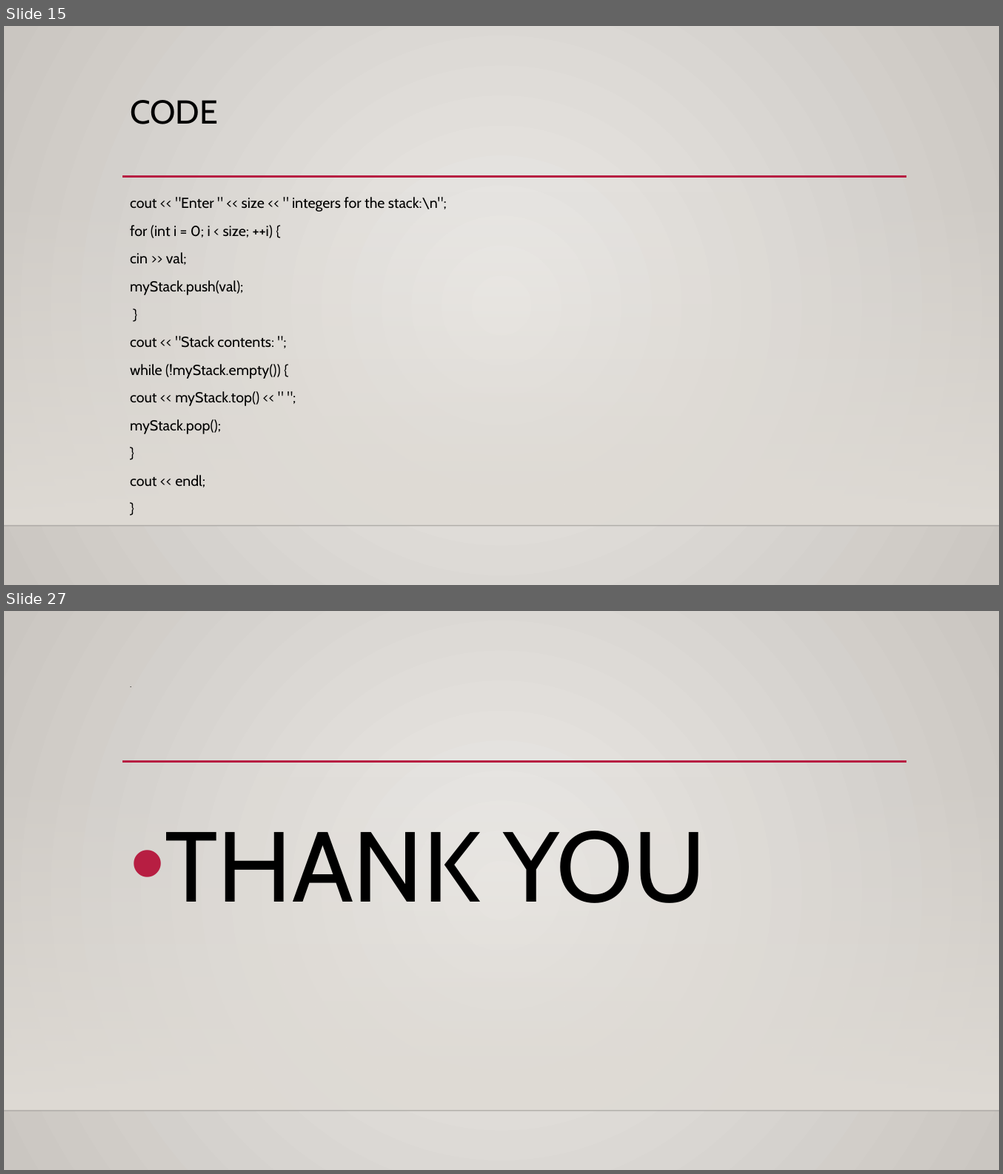
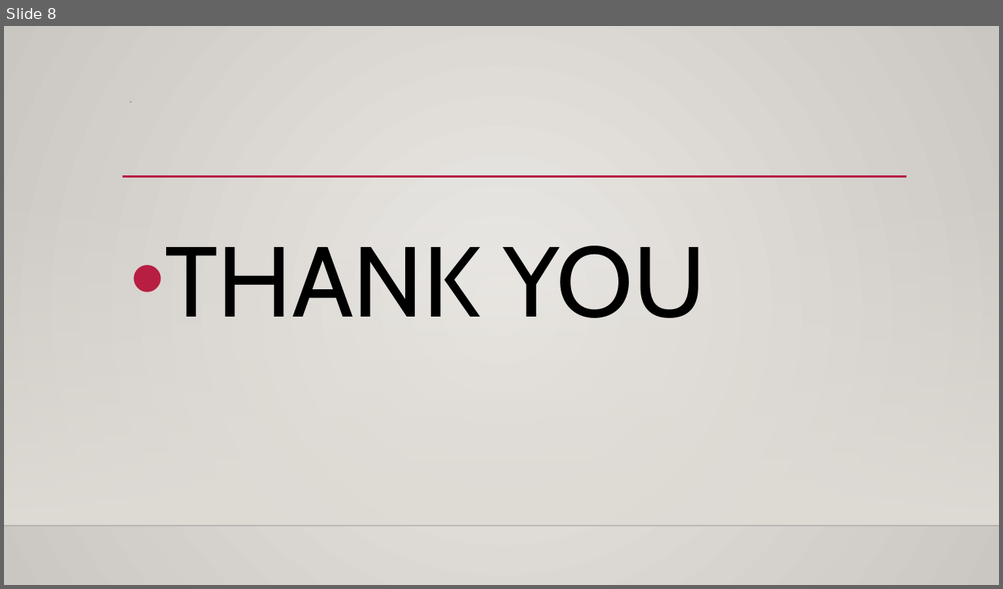
Before and after one commit to Abhigna1975/ART-GALLERY-MANAGEMENT-SYSTEM-PROJECT, a slide deck: Art Gallery Management System ppt.pptx. Shown one above the other, each under a label of ours: slides 15 and 27 before the commit, slide 8 after it; the slides between them are not shown. The pictures are 1003x1174 and 1003x589 pixels, drawn with LibreOffice and Linux fonts; fonts in the diff are those of the drawing; background and template pictures are left out. Boxes give left, top, right and bottom in pixels: in the first picture for what was removed or moved away, otherwise in the second. Text is boxed around its words. In the diff, an @@ line names an element or a change of style, - is before the commit and + after.

```diff
--- a/Art Gallery Management System ppt.pptx
+++ b/Art Gallery Management System ppt.pptx
@@ slide 15 removed at (4,26,999,585), background gradient #ECEAE7 to #CAC7C1; not listed: 3 template elements that a slide beside it also shows @@
@@ title removed at (130,100,218,124) @@
-CODE
@@ text removed at (130,197,447,488) @@
-cout << "Enter " << size << " integers for the stack:\n";
-for (int i = 0; i < size; ++i) {
-cin >> val;
-myStack.push(val);
-}
-cout << "Stack contents: ";
-while (!myStack.empty()) {
-cout << myStack.top() << " ";
-myStack.pop();
-}
-cout << endl;
-}
@@ what was slide 27 is now slide 8 @@
```
Also in this commit, not shown: 7 slides changed, 18 other slides removed, 31 other files.
